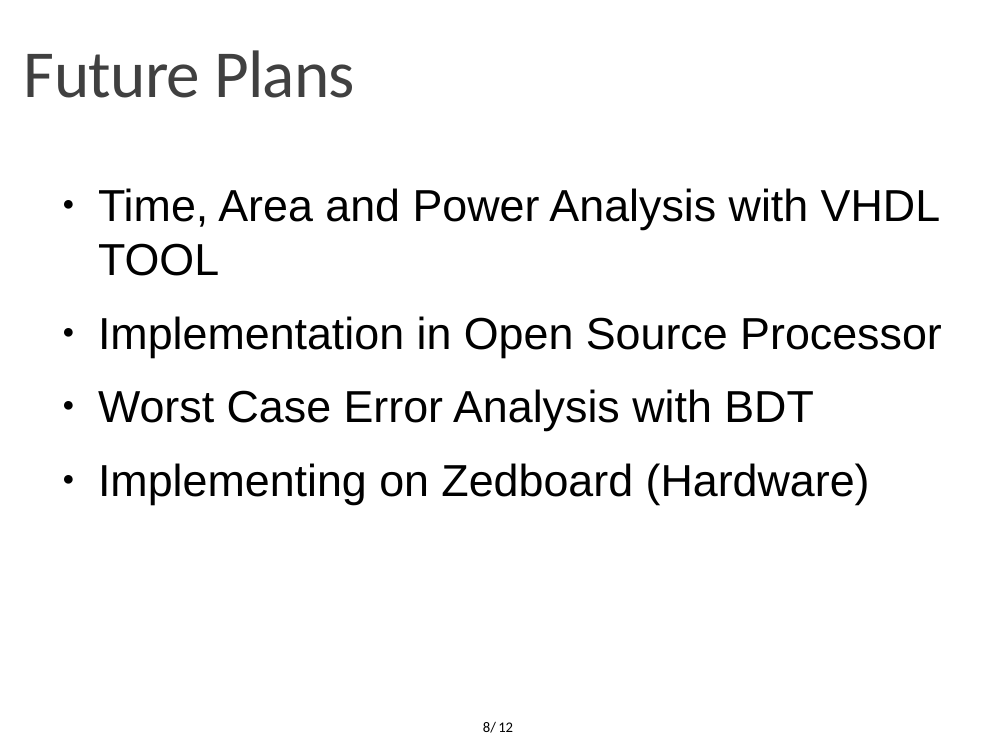
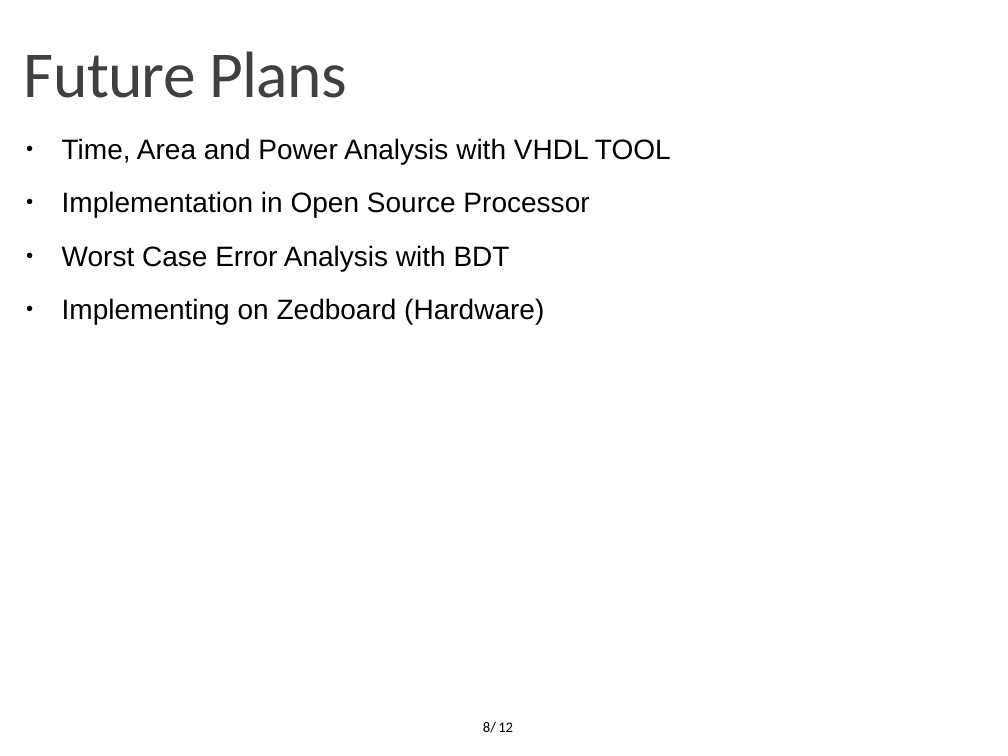
Before and after one commit to OrionLightning/Approximate-Circuit, a slide deck: slide 8 of Presentation Slides/Midterm 23-11-2021.pptx. Drawn at 1008x756 pixels with LibreOffice and Linux fonts; fonts in the diff are those of the drawing; background and template pictures are left out. Boxes give left, top, right and bottom in pixels: in the first picture for what was removed or moved away, otherwise in the second. Text is boxed around its words. In the diff, an @@ line names an element or a change of style, - is before the commit and + after.

Commit message:
Midterm-Präsentation Layout verbessert

```diff
--- a/Presentation Slides/Midterm 23-11-2021.pptx
+++ b/Presentation Slides/Midterm 23-11-2021.pptx
@@ text "Future Plans" at <box>24,51,347,98</box>: size 48 to 46.8 pt @@
@@ text "Time, Area and Power Analysis ...": place and size @@
-text "Time, Area and Power Analysis ..." at <box>98,188,942,505</box>
+text "Time, Area and Power Analysis ..." at <box>62,138,671,324</box>
@@ text "Time, Area and Power Analysis ..." at <box>62,138,671,324</box>: size 32 to 20 pt @@
```
Also in this commit, not shown: 4 other slides changed, 2 slides added, 2 slides removed.
